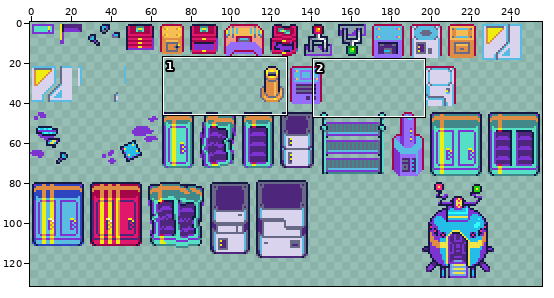
Sprite sheet: Assets/Art Assets/Props/sheet_props.png. Above, an overview of the earlier version with the close-up marked.
Close-up. As it was:
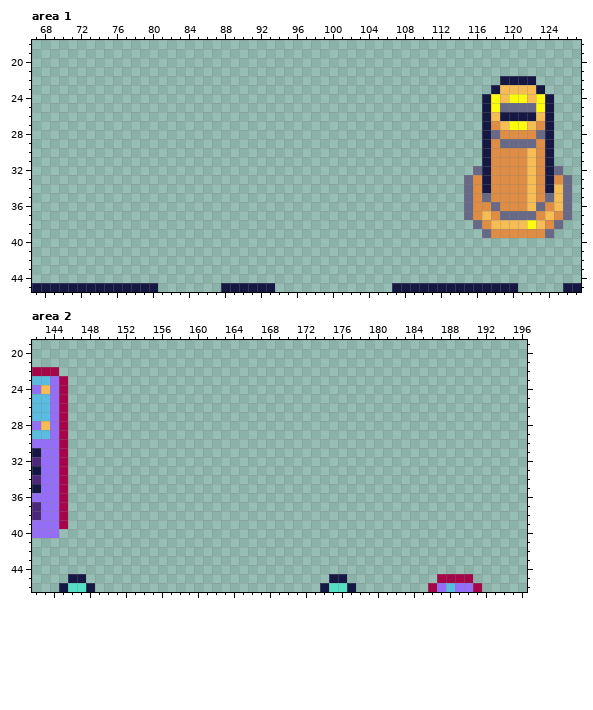
The file is 256x256 pixels. Colours within 5 levels of each other are drawn and written as one. Shown: area 1: x 67..127, y 18..45; area 2: x 142..196, y 19..46. The old version is drawn lined up with the new one. The wide view leaves out empty margins. The commit also changed other parts of the picture, which this record leaves out.
After:
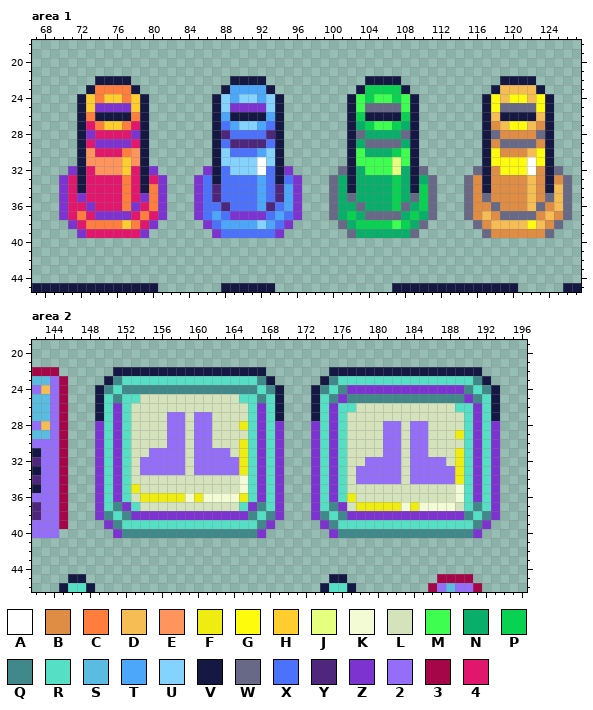
Palette (. is transparent): A #ffffff  B #df8d45  C #ff7e3e  D #f5bd54  E #ff955c  F #efec12  G #fefb0d  H #ffce2e  J #e5ff7f  K #f3fbd4  L #d4e3bb  M #3eff4f  N #08ae6a  P #09d151  Q #40888a  R #55e0c6  S #59bce0  T #4ca7fa  U #84d3ff  V #151842  W #686986  X #4c71fa  Y #4e277c  Z #7d33d0  2 #946ef8  3 #a40648  4 #e0176d
The exact change:
drawings rearranged on the sheet (the old picture shows each at its new place)
Changed rows in their new state; - is an unchanged pixel.
Area 1:
first column x 70:
22 ----VVVV-----------VVVV-----------VVVV----------------
23 ---VCCCCV---------VTTTTV---------VPPPPV---------------
24 --VHCHHCHV-------VUTUUTUV-------VMPMMPMV--------------
25 --VHZZZZHV-------VUZZZZUV-------VMWWWWMV--------------
26 --VCVVVVCV-------VTVVVVTV-------VPVVVVPV--------------
27 --V4CHHC4V-------VXTUUTXV-------VNPMMPNV--------------
28 --VZ4444ZV-------VYXXXXYV-------VWNNNNWV--------------
29 --V4ZZZZ4V-------VXYYYYXV-------VNWWWWNV--------------
30 --VE444CEV-------VUXXXTUV-------VMNNNPMV--------G----G
31 --VEEEEHEV-------VUUUUAUV-------VMMMMJMV--------GGGGAG
32 -ZV4EEEH4VZ-----ZVXUUUAXVZ-----WVNMMMJNVW--------GGGA-
33 Z4V4444C4V4Z---ZXVXXXXTXVXZ---WNVNNNNPNVNW------------
34 Z4V4444C4VCZ---ZXYXXXXTXYTZ---WNVNNNNPNVPW------------
35 Z4Z4444C4ZCZ---ZXYXXXXTXYTZ---WNWNNNNPNWPW------------
36 Z44Z444CZ4CZ---ZXXYXXXTYXTZ---WNNWNNNPWNPW------------
37 Z4C4ZZZZ4C4Z---ZXTXZZZZXTXZ---WNPNWWWWNPNW------------
38 -Z4CCCCHC4Z-----ZXTTTTUTXZ-----WNPPPPMPNW-------------
39 --Z444444Z-------ZXXXXXXZ-------WNNNNNNW--------------
Area 2:
first column x 149:
22 --VVVVVVVVVVVVVVVVV-------VVVVVVVVVVVVVVVVV--
23 -VQRRRRRRRRRRRRRRRQV-----VQRRRRRRRRRRRRRRRQV-
24 VQRQQQQQQQQQQQQQQQRQV---VQRQZZZZZZZZZZZZZQRQV
25 VRQRRLLLLLLLLLLLRRQRV---VRQZQQQQQQQQQQQQQZQRV
26 VRZRLLLLLLLLLLLLLRZRV---VRZRRLLLLLLLLLLLRRZRV
27 VRZRLLLL22L22LLLLRZRV---VRZRLLLLLLLLLLLLLRZRV
28 ZRZRLLLL22L22LLLFRZRZ---ZRZRLLLL22L22LLLLRZRZ
29 ZRZRLLLL22L22LLLLRZRZ---ZRZRLLLL22L22LLLFRZRZ
30 ZRZRLLLL22L22LLLFRZRZ---ZRZRLLLL22L22LLLLRZRZ
31 ZRZRLL2222L2222LFRZRZ---ZRZRLLLL22L22LLLFRZRZ
32 ZRZRL22222L22222FRZRZ---ZRZRLL2222L2222LFRZRZ
33 ZRZRL22222L22222FRZRZ---ZRZRL22222L22222FRZRZ
34 ZRZRLLLLLLLLLLLLKRZRZ---ZRZRL22222L22222FRZRZ
35 ZRZRFLLLLLLLLLLLKRZRZ---ZRZRLLLLLLLLLLLLKRZRZ
36 ZRZRLFFFFFKFKKKKFRZRZ---ZRZRFLLLLLLLLLLLKRZRZ
37 ZRQZRLLLLLLLLLLLRZQRZ---ZRQZLFFFFFKFKKKKLRQRZ
38 ZQRQZZZZZZZZZZZZZQRQZ---ZQRQZZZZZZZZZZZZZQRQZ
39 -ZQRRRRRRRRRRRRRRRQZ-----ZQRRRRRRRRRRRRRRRQZ-
40 --ZQQQQQQQQQQQQQQQZ-------ZQQQQQQQQQQQQQQQZ--
